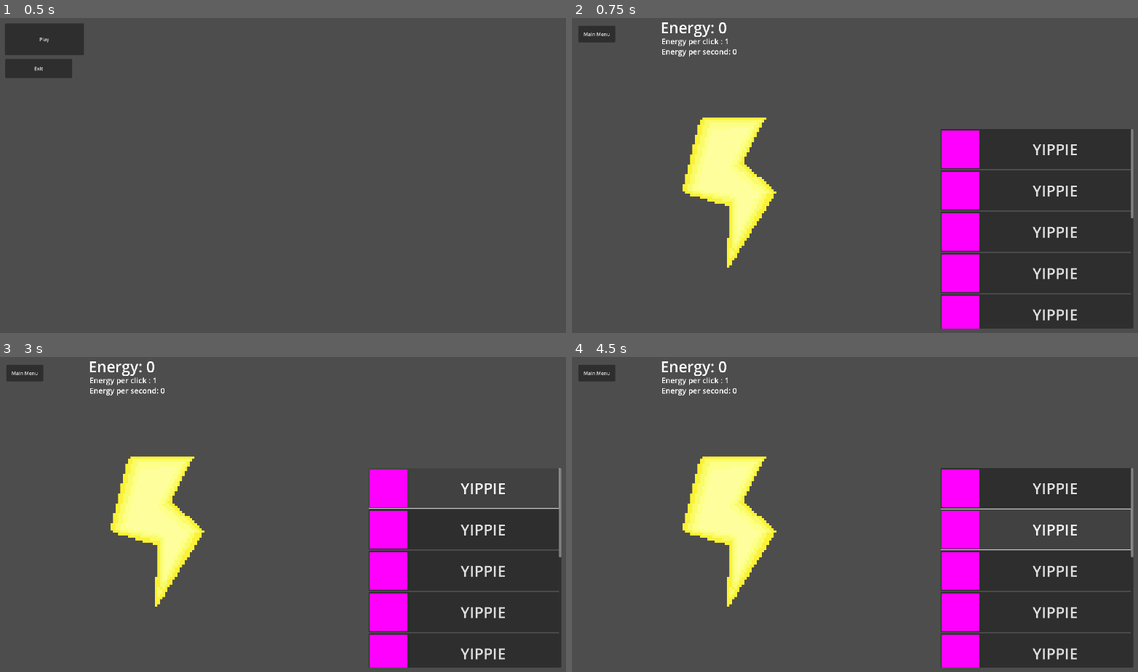
Above: before the commit, frames 1-4 (two rows, left to right).
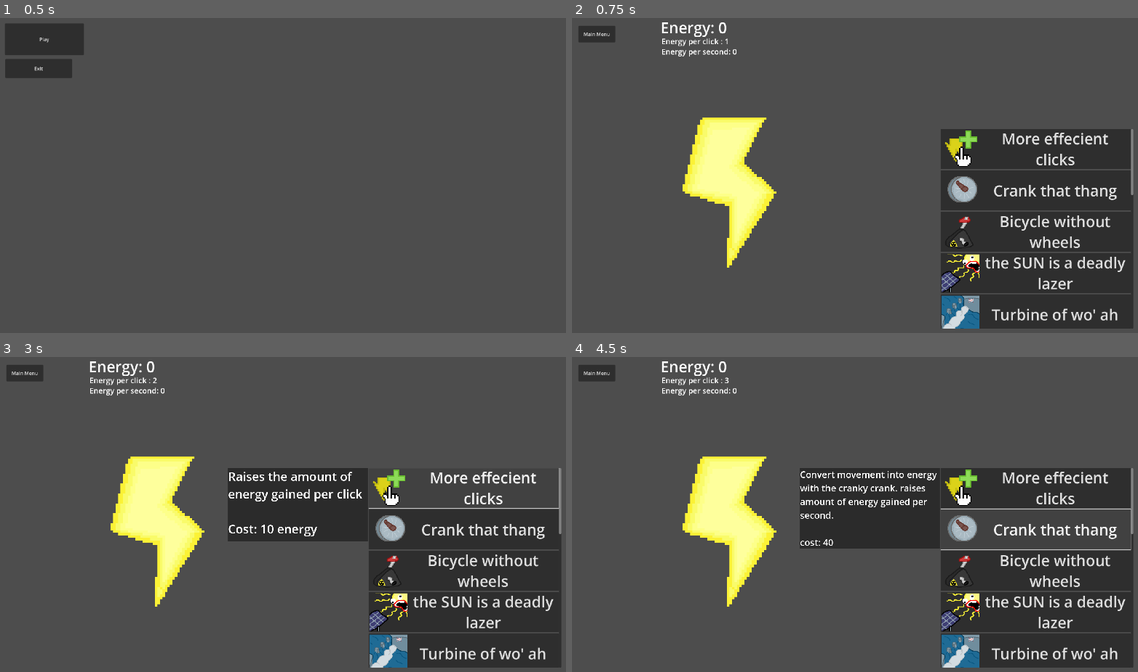
Above: after the commit, the same moments.

Repository: PolishCowPog/TerminOppgave_clicker
Game: Godot game, scene res://Scenes/main_menu.tscn
Same seed, same stepped clock (60 frames per second), same inputs: the game is played once before the commit and once after it.
Inputs (mouse positions are in pixels of both pictures, inside the frame that each line leads up to):
- Up to frame 1 (0.5 s): no input
- Up to frame 2 (0.75 s): click "Play" at 0.5 s
- Up to frame 3 (3 s): click "Main Menu" at 1.25 s; click "Play" at 2 s; click (464, 489) at 2.75 s, where only the run before the commit has a clickable "YIPPIE"
- Up to frame 4 (4.5 s): click (1036, 489) at 3.5 s, where only the run after the commit has a clickable "More effecient clicks"; click (1036, 530) at 4.25 s, where only the run before the commit has a clickable "YIPPIE"

Frame 1 is identical in both runs. In frame 2, 6.4% of the frame differs, in the area x 65-100%, y 35-99%; in frame 3, 12%; in frame 4, 13%, in the area x 26-100%, y 6-99%.

Commit message:
graphic

Diff:
--- a/terminoppgave_clicker/Scenes/game.tscn
+++ b/terminoppgave_clicker/Scenes/game.tscn
@@ -1,7 +1,14 @@
-[gd_scene load_steps=10 format=3 uid="uid://b0ssua4jmjypl"]
+[gd_scene load_steps=19 format=3 uid="uid://b0ssua4jmjypl"]
 
 [ext_resource type="Script" path="res://Scripts/game.gd" id="1_j1ah7"]
 [ext_resource type="Texture2D" uid="uid://bfy16grai8fdt" path="res://Sprites/Energy.png" id="2_paw7q"]
+[ext_resource type="Texture2D" uid="uid://dnxokg1muftgv" path="res://Sprites/Click_upgrade.png" id="3_mokit"]
+[ext_resource type="Texture2D" uid="uid://be0bpexevmexc" path="res://Sprites/per_sec_upgrade1.png" id="4_ujsno"]
+[ext_resource type="Texture2D" uid="uid://psuor7bm5fxt" path="res://Sprites/per_sec_upgrade2.png" id="5_06e4h"]
+[ext_resource type="Texture2D" uid="uid://jn5qd0ennnw4" path="res://Sprites/per_sec_upgrade3.png" id="6_eom5k"]
+[ext_resource type="Texture2D" uid="uid://bvko3b28lyae6" path="res://Sprites/per_sec_upgrade4.png" id="7_av858"]
+[ext_resource type="Texture2D" uid="uid://djp6gns7d61fc" path="res://Sprites/per_sec_upgrade5.png" id="8_ymjf7"]
+[ext_resource type="Texture2D" uid="uid://bvb4gudwhb1sc" path="res://Sprites/per_sec_upgrade6.png" id="9_dwh0x"]
 
 [sub_resource type="StyleBoxEmpty" id="StyleBoxEmpty_w303p"]
 
@@ -53,6 +60,12 @@
 "energy_click_anim": SubResource("Animation_vv1an")
 }
 
+[sub_resource type="StyleBoxFlat" id="StyleBoxFlat_373ca"]
+bg_color = Color(0.169245, 0.169245, 0.169245, 1)
+
+[sub_resource type="StyleBoxFlat" id="StyleBoxFlat_kx8gu"]
+bg_color = Color(0.168627, 0.168627, 0.168627, 1)
+
 [node name="Game" type="Node2D"]
 script = ExtResource("1_j1ah7")
 
@@ -120,71 +133,110 @@
 size_flags_horizontal = 3
 size_flags_vertical = 3
 
-[node name="Upgrade" type="Button" parent="Upgrade_UI/ScrollContainer/VBoxContainer"]
-layout_mode = 2
-theme_override_font_sizes/font_size = 50
-text = "YIPPIE"
-icon = SubResource("PlaceholderTexture2D_gmgxw")
-
-[node name="Upgrade2" type="Button" parent="Upgrade_UI/ScrollContainer/VBoxContainer"]
-layout_mode = 2
-theme_override_font_sizes/font_size = 50
-text = "YIPPIE"
-icon = SubResource("PlaceholderTexture2D_gmgxw")
+[node name="Click_Upgrade" type="Button" parent="Upgrade_UI/ScrollContainer/VBoxContainer"]
+layout_mode = 2
+theme_override_font_sizes/font_size = 50
+text = "More effecient clicks"
+icon = ExtResource("3_mokit")
+autowrap_mode = 2
+
+[node name="Per_Sec_upgrade1" type="Button" parent="Upgrade_UI/ScrollContainer/VBoxContainer"]
+layout_mode = 2
+theme_override_font_sizes/font_size = 50
+text = "Crank that thang"
+icon = ExtResource("4_ujsno")
+autowrap_mode = 2
 
 [node name="Upgrade3" type="Button" parent="Upgrade_UI/ScrollContainer/VBoxContainer"]
 layout_mode = 2
 theme_override_font_sizes/font_size = 50
-text = "YIPPIE"
-icon = SubResource("PlaceholderTexture2D_gmgxw")
+text = "Bicycle without wheels"
+icon = ExtResource("5_06e4h")
+autowrap_mode = 2
 
 [node name="Upgrade4" type="Button" parent="Upgrade_UI/ScrollContainer/VBoxContainer"]
 layout_mode = 2
 theme_override_font_sizes/font_size = 50
-text = "YIPPIE"
-icon = SubResource("PlaceholderTexture2D_gmgxw")
+text = "the SUN is a deadly lazer"
+icon = ExtResource("6_eom5k")
+autowrap_mode = 2
 
 [node name="Upgrade5" type="Button" parent="Upgrade_UI/ScrollContainer/VBoxContainer"]
 layout_mode = 2
 theme_override_font_sizes/font_size = 50
-text = "YIPPIE"
-icon = SubResource("PlaceholderTexture2D_gmgxw")
+text = "Turbine of wo' ah"
+icon = ExtResource("7_av858")
+autowrap_mode = 2
 
 [node name="Upgrade6" type="Button" parent="Upgrade_UI/ScrollContainer/VBoxContainer"]
 layout_mode = 2
 theme_override_font_sizes/font_size = 50
-text = "YIPPIE"
-icon = SubResource("PlaceholderTexture2D_gmgxw")
+text = "Geothermal heat pump"
+icon = ExtResource("8_ymjf7")
+autowrap_mode = 2
 
 [node name="Upgrade7" type="Button" parent="Upgrade_UI/ScrollContainer/VBoxContainer"]
 layout_mode = 2
 theme_override_font_sizes/font_size = 50
-text = "YIPPIE"
-icon = SubResource("PlaceholderTexture2D_gmgxw")
+text = "Biomass converter"
+icon = ExtResource("9_dwh0x")
+autowrap_mode = 2
 
 [node name="Upgrade8" type="Button" parent="Upgrade_UI/ScrollContainer/VBoxContainer"]
 layout_mode = 2
 theme_override_font_sizes/font_size = 50
-text = "YIPPIE"
-icon = SubResource("PlaceholderTexture2D_gmgxw")
+text = "Wave energy converter"
+icon = SubResource("PlaceholderTexture2D_gmgxw")
+autowrap_mode = 2
 
 [node name="Upgrade9" type="Button" parent="Upgrade_UI/ScrollContainer/VBoxContainer"]
 layout_mode = 2
 theme_override_font_sizes/font_size = 50
-text = "YIPPIE"
-icon = SubResource("PlaceholderTexture2D_gmgxw")
+text = "Nuclear reactor"
+icon = SubResource("PlaceholderTexture2D_gmgxw")
+autowrap_mode = 2
 
 [node name="Upgrade10" type="Button" parent="Upgrade_UI/ScrollContainer/VBoxContainer"]
 layout_mode = 2
 theme_override_font_sizes/font_size = 50
-text = "YIPPIE"
-icon = SubResource("PlaceholderTexture2D_gmgxw")
+text = "Fusion reactor"
+icon = SubResource("PlaceholderTexture2D_gmgxw")
+autowrap_mode = 2
 
 [node name="Upgrade11" type="Button" parent="Upgrade_UI/ScrollContainer/VBoxContainer"]
 layout_mode = 2
 theme_override_font_sizes/font_size = 50
-text = "YIPPIE"
-icon = SubResource("PlaceholderTexture2D_gmgxw")
+text = "Asteroid Mining Station"
+icon = SubResource("PlaceholderTexture2D_gmgxw")
+autowrap_mode = 2
+
+[node name="Upgrade12" type="Button" parent="Upgrade_UI/ScrollContainer/VBoxContainer"]
+layout_mode = 2
+theme_override_font_sizes/font_size = 50
+text = "Dark matter extractor"
+icon = SubResource("PlaceholderTexture2D_gmgxw")
+autowrap_mode = 2
+
+[node name="Upgrade13" type="Button" parent="Upgrade_UI/ScrollContainer/VBoxContainer"]
+layout_mode = 2
+theme_override_font_sizes/font_size = 50
+text = "Quantum energy collector"
+icon = SubResource("PlaceholderTexture2D_gmgxw")
+autowrap_mode = 2
+
+[node name="Upgrade14" type="Button" parent="Upgrade_UI/ScrollContainer/VBoxContainer"]
+layout_mode = 2
+theme_override_font_sizes/font_size = 50
+text = "Galactic energy nexus"
+icon = SubResource("PlaceholderTexture2D_gmgxw")
+autowrap_mode = 2
+
+[node name="Upgrade15" type="Button" parent="Upgrade_UI/ScrollContainer/VBoxContainer"]
+layout_mode = 2
+theme_override_font_sizes/font_size = 50
+text = "Zero-Point Energy Generator"
+icon = SubResource("PlaceholderTexture2D_gmgxw")
+autowrap_mode = 2
 
 [node name="AnimationPlayer" type="AnimationPlayer" parent="."]
 libraries = {
@@ -192,5 +244,38 @@
 }
 autoplay = "energy_anim"
 
+[node name="Upgrade descriptions" type="Node2D" parent="."]
+
+[node name="click_Upgrade_description" type="Label" parent="Upgrade descriptions"]
+visible = false
+offset_left = 770.0
+offset_top = 380.0
+offset_right = 1232.0
+offset_bottom = 623.0
+theme_override_font_sizes/font_size = 40
+theme_override_styles/normal = SubResource("StyleBoxFlat_373ca")
+text = "Raises the amount of energy gained per click
+
+Cost: 10 energy"
+autowrap_mode = 2
+
+[node name="Per_sec_upg1_desc" type="Label" parent="Upgrade descriptions"]
+visible = false
+offset_left = 770.0
+offset_top = 380.0
+offset_right = 1232.0
+offset_bottom = 623.0
+theme_override_font_sizes/font_size = 30
+theme_override_styles/normal = SubResource("StyleBoxFlat_kx8gu")
+text = "Convert movement into energy with the cranky crank. raises amount of energy gained per second.
+
+cost: 40"
+autowrap_mode = 2
+
 [connection signal="pressed" from="Button" to="." method="_on_button_pressed"]
 [connection signal="pressed" from="Energy_button" to="." method="_on_energy_button_pressed"]
+[connection signal="mouse_entered" from="Upgrade_UI/ScrollContainer/VBoxContainer/Click_Upgrade" to="." method="_on_click_upgrade_mouse_entered"]
+[connection signal="mouse_exited" from="Upgrade_UI/ScrollContainer/VBoxContainer/Click_Upgrade" to="." method="_on_click_upgrade_mouse_exited"]
+[connection signal="pressed" from="Upgrade_UI/ScrollContainer/VBoxContainer/Click_Upgrade" to="." method="_on_click_upgrade_pressed"]
+[connection signal="mouse_entered" from="Upgrade_UI/ScrollContainer/VBoxContainer/Per_Sec_upgrade1" to="." method="_on_per_sec_upgrade_1_mouse_entered"]
+[connection signal="mouse_exited" from="Upgrade_UI/ScrollContainer/VBoxContainer/Per_Sec_upgrade1" to="." method="_on_per_sec_upgrade_1_mouse_exited"]
--- a/terminoppgave_clicker/Scripts/game.gd
+++ b/terminoppgave_clicker/Scripts/game.gd
@@ -47,3 +47,27 @@
 		Global.energy = 0
 		Global.energy_per_click = 1
 		Global.energy_per_second = 0
+
+#Upgrades
+@onready var click_upgrade: Button = $Upgrade_UI/ScrollContainer/VBoxContainer/Click_Upgrade
+
+
+
+#Upgrade descriptions
+#Click Upgrade
+@onready var click_upgrade_description: Label = $"Upgrade descriptions/click_Upgrade_description"
+func _on_click_upgrade_mouse_entered() -> void:
+	click_upgrade_description.visible = true
+func _on_click_upgrade_mouse_exited() -> void:
+	click_upgrade_description.visible = false
+func _on_click_upgrade_pressed() -> void:
+	Global.energy_per_click += 1
+	save()
+
+
+#per secon upgrade 1
+@onready var per_sec_upg_1_desc: Label = $"Upgrade descriptions/Per_sec_upg1_desc"
+func _on_per_sec_upgrade_1_mouse_entered() -> void:
+	per_sec_upg_1_desc.visible = true
+func _on_per_sec_upgrade_1_mouse_exited() -> void:
+	per_sec_upg_1_desc.visible = false
Binary file added: terminoppgave_clicker/Sprites/Click_upgrade.aseprite
Binary file added: terminoppgave_clicker/Sprites/Click_upgrade.png
Not shown, added: terminoppgave_clicker/Sprites/Click_upgrade.png.import
Binary file added: terminoppgave_clicker/Sprites/Sprite-0001.aseprite
Binary file added: terminoppgave_clicker/Sprites/per_sec_upgrade1.png
Not shown, added: terminoppgave_clicker/Sprites/per_sec_upgrade1.png.import
Binary file added: terminoppgave_clicker/Sprites/per_sec_upgrade2.png
Not shown, added: terminoppgave_clicker/Sprites/per_sec_upgrade2.png.import
Binary file added: terminoppgave_clicker/Sprites/per_sec_upgrade3.png
Not shown, added: terminoppgave_clicker/Sprites/per_sec_upgrade3.png.import
Binary file added: terminoppgave_clicker/Sprites/per_sec_upgrade4.png
Not shown, added: terminoppgave_clicker/Sprites/per_sec_upgrade4.png.import
(and 4 more such lines)
